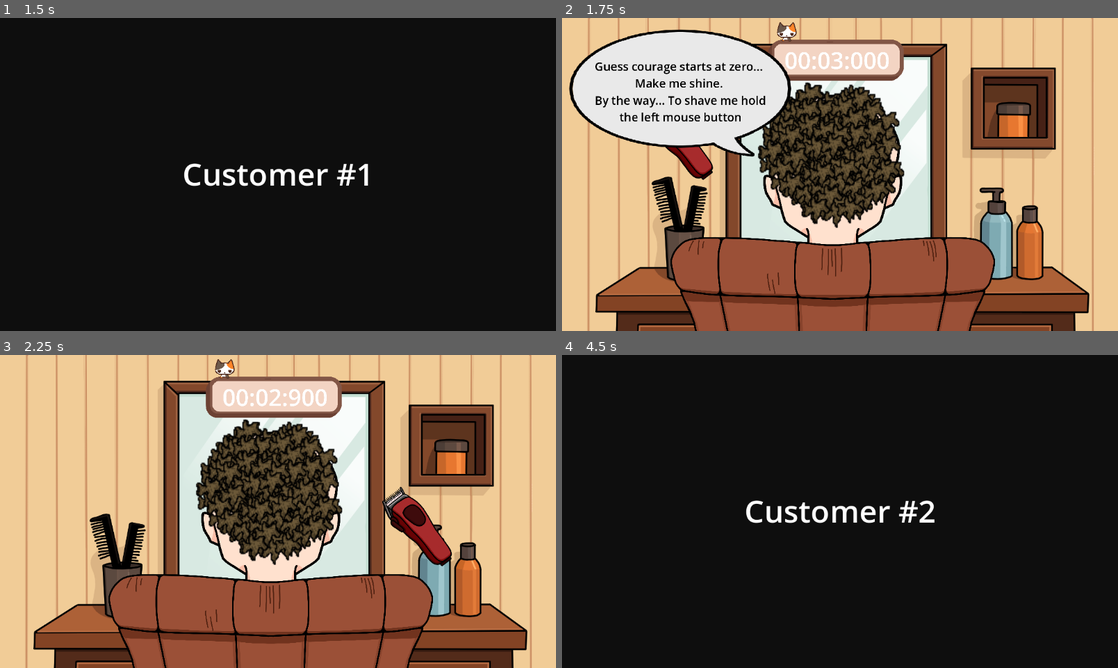
Above: before the commit, frames 1-4 (two rows, left to right).
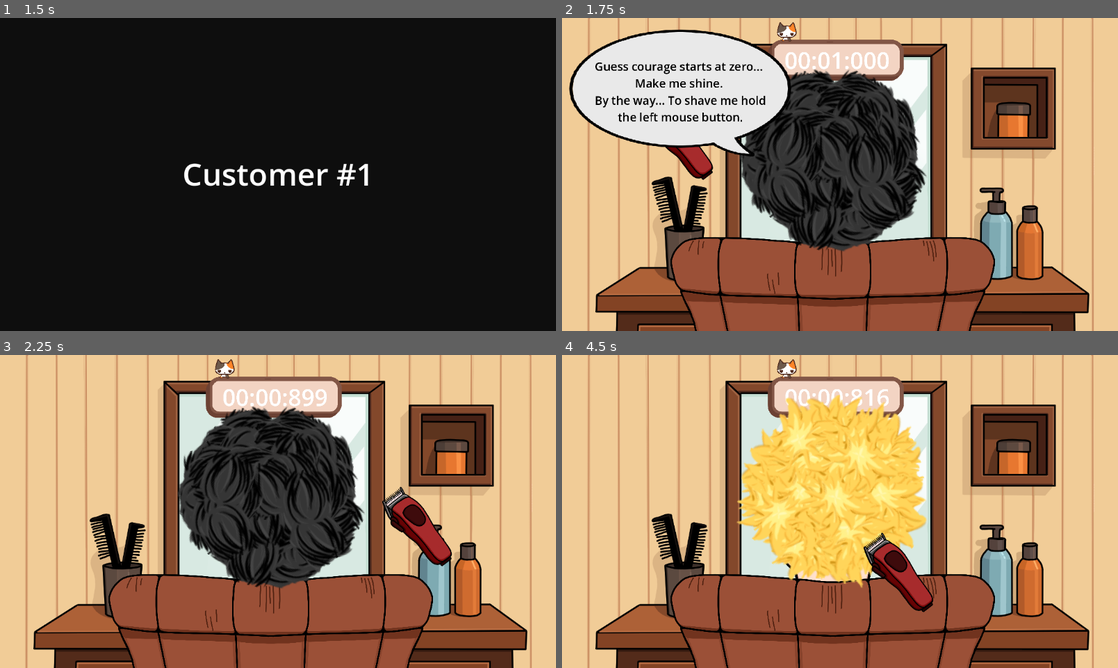
Above: after the commit, the same moments.

Repository: Warreign/fortune-favors-the-bold
Game: Godot game, scene res://MainMenu/MainMenu.tscn
Same seed, same stepped clock (60 frames per second), same inputs: the game is played once before the commit and once after it.
Inputs (mouse positions are in pixels of both pictures, inside the frame that each line leads up to):
- Up to frame 1 (1.5 s): click "Start" at 0.5 s; click "Start" at 1.25 s
- Up to frame 2 (1.75 s): no input
- Up to frame 3 (2.25 s): tap Enter at 2 s; move the mouse to (400, 495) at 2.02 s; tap Space (start_shaving) at 2.1 s
- Up to frame 4 (4.5 s): move the mouse to (728, 527) at 2.77 s; tap G (_end_level) at 2.85 s; tap Space (start_shaving) at 3.05 s; click "Next" at 3.5 s; click (884, 542) at 4.25 s, where only the run before the commit has a clickable "Next"

Frame 1 is identical in both runs. In frame 2, 12% of the frame differs, in the area x 10-66%, y 10-75%; in frame 3, 12%; in frame 4, 96%, in the area x 0-100%, y 0-100%.

Commit message:
customer assets

Diff:
--- a/General/Customer.gd
+++ b/General/Customer.gd
@@ -29,10 +29,10 @@
 	#if Input.is_action_just_pressed("to_main_menu"):
 		#SceneLoader.load_scene(self, "main_menu", "Menu")
 
-	if not $HairGroom.is_running() and Input.is_action_just_pressed("start_shaving"):
-		start_game()
+	if not is_paused:
+		if not $HairGroom.is_running() and Input.is_action_just_pressed("start_shaving"):
+			start_game()
 
-	if not is_paused:
 		if Input.is_action_just_pressed("pause"):
 			var pause_menu_instance = preload(pause_widget_path).instantiate()
 			add_child(pause_menu_instance)
--- a/General/LevelEnd.tscn
+++ b/General/LevelEnd.tscn
@@ -1,7 +1,8 @@
-[gd_scene load_steps=5 format=3 uid="uid://80ey67ev4igw"]
+[gd_scene load_steps=8 format=3 uid="uid://80ey67ev4igw"]
 
 [ext_resource type="Script" uid="uid://sj46uu1aptnp" path="res://General/LevelEnd.gd" id="1_shjiq"]
 [ext_resource type="Theme" uid="uid://drvxmh87hid0p" path="res://General/ui_theme.tres" id="2_o0fxl"]
+[ext_resource type="Texture2D" uid="uid://dqgs37bdmkbma" path="res://Sprites/WashGame/8a3d7a3fcc5059d7.png" id="3_d2ucb"]
 
 [sub_resource type="InputEventKey" id="InputEventKey_o0fxl"]
 device = -1
@@ -9,6 +10,14 @@
 
 [sub_resource type="Shortcut" id="Shortcut_d2ucb"]
 events = [SubResource("InputEventKey_o0fxl")]
+
+[sub_resource type="InputEventKey" id="InputEventKey_d2ucb"]
+device = -1
+keycode = 32
+unicode = 32
+
+[sub_resource type="Shortcut" id="Shortcut_0e1dg"]
+events = [SubResource("InputEventKey_d2ucb")]
 
 [node name="LevelEnd" type="CanvasLayer"]
 layer = 5
@@ -30,7 +39,16 @@
 anchor_bottom = 1.0
 grow_horizontal = 2
 grow_vertical = 2
-color = Color(0, 0, 0, 0.63529414)
+color = Color(0, 0, 0, 0.80784315)
+
+[node name="TextureRect" type="TextureRect" parent="Container"]
+layout_mode = 0
+offset_left = -64.0
+offset_top = 33.0
+offset_right = 525.0
+offset_bottom = 622.0
+texture = ExtResource("3_d2ucb")
+expand_mode = 2
 
 [node name="InfoContainer" type="Control" parent="Container"]
 anchors_preset = 0
@@ -119,6 +137,7 @@
 
 [node name="Next" type="Button" parent="Container/InfoContainer/StatsContainer/Buttons"]
 layout_mode = 2
+shortcut = SubResource("Shortcut_0e1dg")
 text = "Next"
 
 [connection signal="pressed" from="Container/InfoContainer/StatsContainer/Buttons/Exit" to="." method="_on_exit_pressed"]
--- a/General/PauseMenu.tscn
+++ b/General/PauseMenu.tscn
@@ -23,7 +23,7 @@
 anchor_bottom = 1.0
 grow_horizontal = 2
 grow_vertical = 2
-color = Color(0, 0, 0, 0.60784316)
+color = Color(0, 0, 0, 0.827451)
 
 [node name="ButtonContainer" type="VBoxContainer" parent="Container"]
 layout_mode = 1
--- a/Levels/Customer1.tscn
+++ b/Levels/Customer1.tscn
@@ -1,7 +1,31 @@
-[gd_scene load_steps=2 format=3 uid="uid://c1mo6ajejrja1"]
+[gd_scene load_steps=5 format=3 uid="uid://df88dopjr6cbf"]
 
 [ext_resource type="PackedScene" uid="uid://4sngsrvaboha" path="res://General/Customer.tscn" id="1_cvxm2"]
+[ext_resource type="Texture2D" uid="uid://bup2dckhw00u5" path="res://Sprites/WashGame/heads/headF1.png" id="2_h83hp"]
+[ext_resource type="PackedScene" uid="uid://cgfp8d5jn4bg1" path="res://Prefabs/Hair1.tscn" id="3_u8xys"]
+
+[sub_resource type="CircleShape2D" id="CircleShape2D_h83hp"]
+radius = 136.23509
 
 [node name="Customer" instance=ExtResource("1_cvxm2")]
 
+[node name="Head" parent="HairGroom/Head" index="0"]
+texture = ExtResource("2_h83hp")
+
+[node name="ReferenceHeadCollision" parent="HairGroom/Area2D" index="0"]
+position = Vector2(563, 329)
+shape = SubResource("CircleShape2D_h83hp")
+
+[node name="HairSpawner" parent="HairGroom" index="7"]
+hair_prefab = ExtResource("3_u8xys")
+
+[node name="ThinkTimer" parent="HairGroom/HairSpawner" index="0"]
+wait_time = 1.0
+
+[node name="Text" parent="TextBubble/Control" index="0"]
+text = "Guess courage starts at zero...
+Make me shine.
+By the way... To shave me hold the left mouse button."
+
 [editable path="HairGroom"]
+[editable path="TextBubble"]
--- a/Levels/customer2.tscn
+++ b/Levels/customer2.tscn
@@ -1,8 +1,30 @@
-[gd_scene load_steps=2 format=3 uid="uid://dytv1arrqoy2i"]
+[gd_scene load_steps=5 format=3 uid="uid://ddd24iaarm204"]
 
 [ext_resource type="PackedScene" uid="uid://4sngsrvaboha" path="res://General/Customer.tscn" id="1_mr0qp"]
+[ext_resource type="Texture2D" uid="uid://c2joeimcfgokb" path="res://Sprites/WashGame/heads/headM1.png" id="2_spyab"]
+[ext_resource type="PackedScene" uid="uid://bkca8tyfhjy10" path="res://Prefabs/Hair3.tscn" id="3_gx618"]
 
-[node name="Customer" instance=ExtResource("1_mr0qp")]
+[sub_resource type="CircleShape2D" id="CircleShape2D_spyab"]
+radius = 133.00375
+
+[node name="Customer2" instance=ExtResource("1_mr0qp")]
 customer_number = 2
 
+[node name="Head" parent="HairGroom/Head" index="0"]
+texture = ExtResource("2_spyab")
+
+[node name="ReferenceHeadCollision" parent="HairGroom/Area2D" index="0"]
+position = Vector2(563, 320)
+shape = SubResource("CircleShape2D_spyab")
+
+[node name="HairSpawner" parent="HairGroom" index="7"]
+hair_prefab = ExtResource("3_gx618")
+
+[node name="ThinkTimer" parent="HairGroom/HairSpawner" index="0"]
+wait_time = 1.0
+
+[node name="Text" parent="TextBubble/Control" index="0"]
+text = "Fine… let’s see how brave I really am."
+
 [editable path="HairGroom"]
+[editable path="TextBubble"]
--- /dev/null
+++ b/Levels/customer3.tscn
@@ -0,0 +1,30 @@
+[gd_scene load_steps=5 format=3 uid="uid://dlgxv0imprhfq"]
+
+[ext_resource type="PackedScene" uid="uid://4sngsrvaboha" path="res://General/Customer.tscn" id="1_fxjd3"]
+[ext_resource type="Texture2D" uid="uid://bmqc2va15rxb5" path="res://Sprites/WashGame/heads/headF2.png" id="2_fvftb"]
+[ext_resource type="PackedScene" uid="uid://bkca8tyfhjy10" path="res://Prefabs/Hair3.tscn" id="3_fvftb"]
+
+[sub_resource type="CircleShape2D" id="CircleShape2D_fxjd3"]
+radius = 132.0606
+
+[node name="Customer" instance=ExtResource("1_fxjd3")]
+customer_number = 3
+
+[node name="Head" parent="HairGroom/Head" index="0"]
+texture = ExtResource("2_fvftb")
+
+[node name="ReferenceHeadCollision" parent="HairGroom/Area2D" index="0"]
+position = Vector2(563, 326)
+shape = SubResource("CircleShape2D_fxjd3")
+
+[node name="HairSpawner" parent="HairGroom" index="7"]
+hair_prefab = ExtResource("3_fvftb")
+
+[node name="ThinkTimer" parent="HairGroom/HairSpawner" index="0"]
+wait_time = 1.0
+
+[node name="Text" parent="TextBubble/Control" index="0"]
+text = "No turning back… shave it all."
+
+[editable path="HairGroom"]
+[editable path="TextBubble"]
--- /dev/null
+++ b/Levels/customer4.tscn
@@ -0,0 +1,30 @@
+[gd_scene load_steps=5 format=3 uid="uid://b5aacmxdcr34u"]
+
+[ext_resource type="PackedScene" uid="uid://4sngsrvaboha" path="res://General/Customer.tscn" id="1_nefjw"]
+[ext_resource type="Texture2D" uid="uid://k8207str3kfj" path="res://Sprites/WashGame/heads/headM2.png" id="2_lva1m"]
+[ext_resource type="PackedScene" uid="uid://cgfp8d5jn4bg1" path="res://Prefabs/Hair1.tscn" id="3_lva1m"]
+
+[sub_resource type="CircleShape2D" id="CircleShape2D_nefjw"]
+radius = 136.00368
+
+[node name="Customer" instance=ExtResource("1_nefjw")]
+customer_number = 4
+
+[node name="Head" parent="HairGroom/Head" index="0"]
+texture = ExtResource("2_lva1m")
+
+[node name="ReferenceHeadCollision" parent="HairGroom/Area2D" index="0"]
+position = Vector2(563, 317)
+shape = SubResource("CircleShape2D_nefjw")
+
+[node name="HairSpawner" parent="HairGroom" index="7"]
+hair_prefab = ExtResource("3_lva1m")
+
+[node name="ThinkTimer" parent="HairGroom/HairSpawner" index="0"]
+wait_time = 1.0
+
+[node name="Text" parent="TextBubble/Control" index="0"]
+text = "Show me what bravery feels like."
+
+[editable path="HairGroom"]
+[editable path="TextBubble"]
--- /dev/null
+++ b/Levels/customer5.tscn
@@ -0,0 +1,36 @@
+[gd_scene load_steps=6 format=3 uid="uid://wn8ioxfvlsb7"]
+
+[ext_resource type="PackedScene" uid="uid://4sngsrvaboha" path="res://General/Customer.tscn" id="1_simb8"]
+[ext_resource type="Texture2D" uid="uid://c2alxkq8ixihu" path="res://Sprites/WashGame/heads/GoblinHead.png" id="2_jr5b6"]
+[ext_resource type="PackedScene" uid="uid://cgfp8d5jn4bg1" path="res://Prefabs/Hair1.tscn" id="3_jr5b6"]
+
+[sub_resource type="CircleShape2D" id="CircleShape2D_simb8"]
+radius = 137.0
+
+[sub_resource type="SystemFont" id="SystemFont_jr5b6"]
+
+[node name="Customer" instance=ExtResource("1_simb8")]
+customer_number = 5
+
+[node name="Head" parent="HairGroom/Head" index="0"]
+texture = ExtResource("2_jr5b6")
+
+[node name="ReferenceHeadCollision" parent="HairGroom/Area2D" index="0"]
+position = Vector2(565, 320)
+shape = SubResource("CircleShape2D_simb8")
+
+[node name="HairSpawner" parent="HairGroom" index="7"]
+hair_prefab = ExtResource("3_jr5b6")
+
+[node name="ThinkTimer" parent="HairGroom/HairSpawner" index="0"]
+wait_time = 1.0
+
+[node name="Text" parent="TextBubble/Control" index="0"]
+offset_right = 832.0
+theme_override_colors/font_color = Color(0, 0.6247569, 0, 1)
+theme_override_fonts/font = SubResource("SystemFont_jr5b6")
+text = "Zinky zoogle, zeekybooble beeble meep.
+ጊጎክጕሃ ጊዐኗረቿ??"
+
+[editable path="HairGroom"]
+[editable path="TextBubble"]
--- /dev/null
+++ b/Levels/customer6.tscn
@@ -0,0 +1,33 @@
+[gd_scene load_steps=5 format=3 uid="uid://dwqe7dqd7ih22"]
+
+[ext_resource type="PackedScene" uid="uid://4sngsrvaboha" path="res://General/Customer.tscn" id="1_u4ql1"]
+[ext_resource type="Texture2D" uid="uid://cejkn13ohngv6" path="res://Sprites/WashGame/heads/mimon.png" id="2_y3ke1"]
+[ext_resource type="PackedScene" uid="uid://cmok2gbpqkcib" path="res://Prefabs/Hair2.tscn" id="3_y3ke1"]
+
+[sub_resource type="CircleShape2D" id="CircleShape2D_u4ql1"]
+radius = 51.088158
+
+[node name="Customer" instance=ExtResource("1_u4ql1")]
+customer_number = 6
+
+[node name="Head" parent="HairGroom/Head" index="0"]
+texture = ExtResource("2_y3ke1")
+
+[node name="ReferenceHeadCollision" parent="HairGroom/Area2D" index="0"]
+position = Vector2(562, 240)
+shape = SubResource("CircleShape2D_u4ql1")
+
+[node name="HairSpawner" parent="HairGroom" index="7"]
+hair_prefab = ExtResource("3_y3ke1")
+HAIR_NUMBER = 4
+CHANCE = 2
+
+[node name="ThinkTimer" parent="HairGroom/HairSpawner" index="0"]
+wait_time = 600.0
+
+[node name="Text" parent="TextBubble/Control" index="0"]
+text = "Papoi PAPOI... BANANA
+Hahahahahaha"
+
+[editable path="HairGroom"]
+[editable path="TextBubble"]
--- a/MainMenu/MainMenu.gd
+++ b/MainMenu/MainMenu.gd
@@ -8,6 +8,8 @@
 			"customer2": "res://Levels/customer2.tscn",
 			"customer3": "res://Levels/customer3.tscn",
 			"customer4": "res://Levels/customer4.tscn",
+			"customer5": "res://Levels/customer5.tscn",
+			"customer6": "res://Levels/customer6.tscn",
 			"main_menu": "res://MainMenu/MainMenu.tscn"
 		},
 		"path_to_progress_bar": "Container/ProgressBar",
--- /dev/null
+++ b/Prefabs/Hair1.tscn
@@ -0,0 +1,28 @@
+[gd_scene load_steps=4 format=3 uid="uid://cgfp8d5jn4bg1"]
+
+[ext_resource type="Script" uid="uid://dmqodulj3qb0c" path="res://Scripts/hair.gd" id="1_mo1pp"]
+[ext_resource type="Texture2D" uid="uid://b6jw163t0bh0d" path="res://Sprites/WashGame/hairs/af3ec4cc2c8ff9b8.png" id="2_mo1pp"]
+
+[sub_resource type="RectangleShape2D" id="RectangleShape2D_wpepe"]
+size = Vector2(55, 54)
+
+[node name="Dirt" type="Area2D"]
+position = Vector2(153, 273)
+script = ExtResource("1_mo1pp")
+
+[node name="ColorRect" type="ColorRect" parent="."]
+visible = false
+offset_right = 40.0
+offset_bottom = 40.0
+color = Color(0.542797, 0.287262, 0.0182523, 1)
+
+[node name="CollisionShape2D" type="CollisionShape2D" parent="."]
+position = Vector2(0.4860382, 1.4296265)
+shape = SubResource("RectangleShape2D_wpepe")
+
+[node name="Trash" type="Sprite2D" parent="."]
+position = Vector2(-1.0139599, 1.4296265)
+scale = Vector2(2.07304, 2.32812)
+texture = ExtResource("2_mo1pp")
+
+[connection signal="body_entered" from="." to="." method="_on_body_entered"]
--- /dev/null
+++ b/Prefabs/Hair2.tscn
@@ -0,0 +1,28 @@
+[gd_scene load_steps=4 format=3 uid="uid://cmok2gbpqkcib"]
+
+[ext_resource type="Script" uid="uid://dmqodulj3qb0c" path="res://Scripts/hair.gd" id="1_8jrq4"]
+[ext_resource type="Texture2D" uid="uid://dwcf4eabwai1m" path="res://Sprites/WashGame/hairs/21f50963acca4a0d.png" id="2_8jrq4"]
+
+[sub_resource type="RectangleShape2D" id="RectangleShape2D_wpepe"]
+size = Vector2(55, 54)
+
+[node name="Dirt" type="Area2D"]
+position = Vector2(153, 273)
+script = ExtResource("1_8jrq4")
+
+[node name="ColorRect" type="ColorRect" parent="."]
+visible = false
+offset_right = 40.0
+offset_bottom = 40.0
+color = Color(0.542797, 0.287262, 0.0182523, 1)
+
+[node name="CollisionShape2D" type="CollisionShape2D" parent="."]
+position = Vector2(0.4860382, 1.4296265)
+shape = SubResource("RectangleShape2D_wpepe")
+
+[node name="Trash" type="Sprite2D" parent="."]
+position = Vector2(-1.0139599, 1.4296265)
+scale = Vector2(2.07304, 2.32812)
+texture = ExtResource("2_8jrq4")
+
+[connection signal="body_entered" from="." to="." method="_on_body_entered"]
--- /dev/null
+++ b/Prefabs/Hair3.tscn
@@ -0,0 +1,28 @@
+[gd_scene load_steps=4 format=3 uid="uid://bkca8tyfhjy10"]
+
+[ext_resource type="Script" uid="uid://dmqodulj3qb0c" path="res://Scripts/hair.gd" id="1_02clr"]
+[ext_resource type="Texture2D" uid="uid://nuoecur7swbv" path="res://Sprites/WashGame/hairs/12ea772d7ba07496.png" id="2_02clr"]
+
+[sub_resource type="RectangleShape2D" id="RectangleShape2D_wpepe"]
+size = Vector2(55, 54)
+
+[node name="Dirt" type="Area2D"]
+position = Vector2(153, 273)
+script = ExtResource("1_02clr")
+
+[node name="ColorRect" type="ColorRect" parent="."]
+visible = false
+offset_right = 40.0
+offset_bottom = 40.0
+color = Color(0.542797, 0.287262, 0.0182523, 1)
+
+[node name="CollisionShape2D" type="CollisionShape2D" parent="."]
+position = Vector2(0.4860382, 1.4296265)
+shape = SubResource("RectangleShape2D_wpepe")
+
+[node name="Trash" type="Sprite2D" parent="."]
+position = Vector2(-1.0139599, 1.4296265)
+scale = Vector2(2.07304, 2.32812)
+texture = ExtResource("2_02clr")
+
+[connection signal="body_entered" from="." to="." method="_on_body_entered"]
--- /dev/null
+++ b/Prefabs/Hair4.tscn
@@ -0,0 +1,28 @@
+[gd_scene load_steps=4 format=3 uid="uid://dk4nvihk8l54h"]
+
+[ext_resource type="Script" uid="uid://dmqodulj3qb0c" path="res://Scripts/hair.gd" id="1_swlqo"]
+[ext_resource type="Texture2D" uid="uid://burkwx8jakqif" path="res://Sprites/WashGame/Trash.png" id="2_iviav"]
+
+[sub_resource type="RectangleShape2D" id="RectangleShape2D_wpepe"]
+size = Vector2(55, 54)
+
+[node name="Dirt" type="Area2D"]
+position = Vector2(153, 273)
+script = ExtResource("1_swlqo")
+
+[node name="ColorRect" type="ColorRect" parent="."]
+visible = false
+offset_right = 40.0
+offset_bottom = 40.0
+color = Color(0.542797, 0.287262, 0.0182523, 1)
+
+[node name="CollisionShape2D" type="CollisionShape2D" parent="."]
+position = Vector2(0.4860382, 1.4296265)
+shape = SubResource("RectangleShape2D_wpepe")
+
+[node name="Trash" type="Sprite2D" parent="."]
+position = Vector2(-1.0139599, 1.4296265)
+scale = Vector2(2.07304, 2.32812)
+texture = ExtResource("2_iviav")
+
+[connection signal="body_entered" from="." to="." method="_on_body_entered"]
--- /dev/null
+++ b/Prefabs/Hair5.tscn
@@ -0,0 +1,28 @@
+[gd_scene load_steps=4 format=3 uid="uid://b4kglqk82f1tg"]
+
+[ext_resource type="Script" uid="uid://dmqodulj3qb0c" path="res://Scripts/hair.gd" id="1_ot3pf"]
+[ext_resource type="Texture2D" uid="uid://burkwx8jakqif" path="res://Sprites/WashGame/Trash.png" id="2_tjrb3"]
+
+[sub_resource type="RectangleShape2D" id="RectangleShape2D_wpepe"]
+size = Vector2(55, 54)
+
+[node name="Dirt" type="Area2D"]
+position = Vector2(153, 273)
+script = ExtResource("1_ot3pf")
+
+[node name="ColorRect" type="ColorRect" parent="."]
+visible = false
+offset_right = 40.0
+offset_bottom = 40.0
+color = Color(0.542797, 0.287262, 0.0182523, 1)
+
+[node name="CollisionShape2D" type="CollisionShape2D" parent="."]
+position = Vector2(0.4860382, 1.4296265)
+shape = SubResource("RectangleShape2D_wpepe")
+
+[node name="Trash" type="Sprite2D" parent="."]
+position = Vector2(-1.0139599, 1.4296265)
+scale = Vector2(2.07304, 2.32812)
+texture = ExtResource("2_tjrb3")
+
+[connection signal="body_entered" from="." to="." method="_on_body_entered"]
--- a/Scenes/HairGroom.tscn
+++ b/Scenes/HairGroom.tscn
@@ -12,7 +12,7 @@
 [ext_resource type="Texture2D" uid="uid://ciy1ymckktomb" path="res://Sprites/WashGame/shaver_head1.png" id="8_cnocn"]
 
 [sub_resource type="CircleShape2D" id="CircleShape2D_0nlrr"]
-radius = 129.0
+radius = 135.0
 
 [sub_resource type="RectangleShape2D" id="RectangleShape2D_twggc"]
 size = Vector2(49.66404, 31.659348)
--- a/Scripts/hair_spawner.gd
+++ b/Scripts/hair_spawner.gd
@@ -47,7 +47,6 @@
 func _process(delta: float) -> void:
 	if hair_num <= 0:
 		print("em")
-		$"../CenterContainer/Control/CorrectLabel".visible = true
 		emit_signal("end", false, 100.0)
 
 	if ($ThinkTimer.is_stopped() and Input.is_action_just_pressed("start_shaving")):
@@ -93,6 +92,8 @@
 
 	$"../Clock/ClockLabel".text = clock_format % [0, 0, 0]
 
+	AudioManager.shave.stop()
+
 
 func spawn_hairs(number: int):
 	# var spawn_rect = $"../ReferenceRect"
@@ -124,6 +125,7 @@
 	add_child(inst)
 	hair_list.append(inst)
 	inst.position = pos
+	inst.rotation = randf_range(-180, 180)
 	inst.connect("cut", _on_hair_cut)
 
 
Not shown: 1 places in Prefabs/AudioManager.tscn that only renumber resources
Not shown: 1 places in Scenes/HairGroom.tscn that only renumber resources
Binary file added: Sprites/WashGame/8a3d7a3fcc5059d7.png
Not shown, added: Sprites/WashGame/8a3d7a3fcc5059d7.png.import
Binary file added: Sprites/WashGame/hairs/12ea772d7ba07496.png
Not shown, added: Sprites/WashGame/hairs/12ea772d7ba07496.png.import
Binary file added: Sprites/WashGame/hairs/21f50963acca4a0d.png
Not shown, added: Sprites/WashGame/hairs/21f50963acca4a0d.png.import
Binary file added: Sprites/WashGame/hairs/af3ec4cc2c8ff9b8.png
Not shown, added: Sprites/WashGame/hairs/af3ec4cc2c8ff9b8.png.import
Binary file added: Sprites/WashGame/hairs/hair.png
Binary file added: Sprites/WashGame/heads/GoblinHead.png
(and 11 more such lines)
